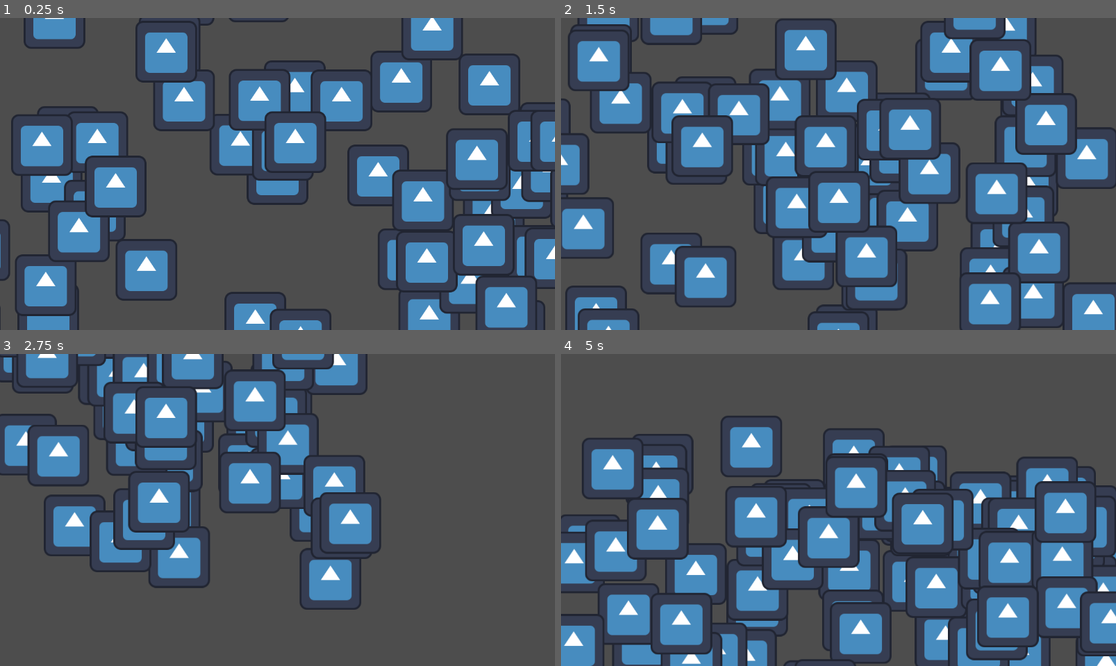
Above: before the commit, frames 1-4 (two rows, left to right).
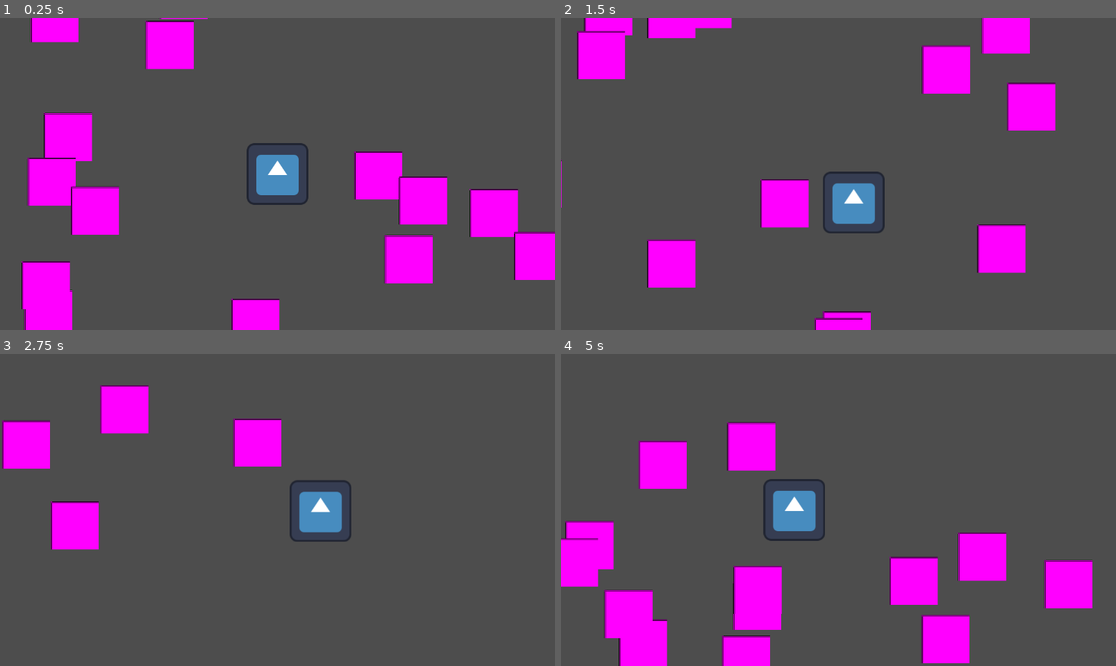
Above: after the commit, the same moments.

Repository: flowerFawn/XP-Based-Leveling
Game: Godot game, scene res://scenes/world.tscn
Same seed, same stepped clock (60 frames per second), same inputs: the game is played once before the commit and once after it. The engine's default icon, where the game draws it, is replaced by a stand-in: a white triangle on a blue panel in a dark square.
Inputs:
- Up to frame 1 (0.25 s): no input
- Up to frame 2 (1.5 s): tap Enter at 0.5 s; hold D (player_right) 0.53-1.28 s; hold S (player_down) from 1.28 s (still down)
- Up to frame 3 (2.75 s): release S (player_down) at 2.03 s; hold D (player_right) from 2.03 s (still down)
- Up to frame 4 (5 s): release D (player_right) at 2.78 s; hold W (player_up) 2.78-3.53 s; hold A (player_left) from 3.53 s (still down)

The runs differ from the first frame. In frame 1, 39% of the frame differs, in the area x 0-100%, y 0-100%; in frame 2, 45%; in frame 3, 25%; in frame 4, 43%.

Commit message:
extra properties for enemies

Diff:
--- a/resources/enemy types/goblin.tres
+++ b/resources/enemy types/goblin.tres
@@ -1,14 +1,20 @@
-[gd_resource type="Resource" script_class="EnemyType" load_steps=4 format=3 uid="uid://bg3osrk3a4ni5"]
+[gd_resource type="Resource" script_class="EnemyType" load_steps=5 format=3 uid="uid://bg3osrk3a4ni5"]
 
 [ext_resource type="Resource" uid="uid://cj6251nhvsiy8" path="res://resources/movement types/straight_enemy_movement.tres" id="1_nv008"]
 [ext_resource type="Script" uid="uid://58cfsa1tna1q" path="res://scripts/resources/base resources/enemy_type.gd" id="2_ed3jj"]
 
 [sub_resource type="CircleShape2D" id="CircleShape2D_nv008"]
+radius = 50.0
+
+[sub_resource type="PlaceholderTexture2D" id="PlaceholderTexture2D_nv008"]
+size = Vector2(100, 100)
 
 [resource]
 script = ExtResource("2_ed3jj")
 movement_type = ExtResource("1_nv008")
 speed = 100.0
 contact_damage = 10.0
-shape = SubResource("CircleShape2D_nv008")
+base_health = 10.0
+collision = SubResource("CircleShape2D_nv008")
+sprite = SubResource("PlaceholderTexture2D_nv008")
 metadata/_custom_type_script = "uid://58cfsa1tna1q"
--- a/scenes/enemy.tscn
+++ b/scenes/enemy.tscn
@@ -3,14 +3,17 @@
 [ext_resource type="Script" uid="uid://dde8uqg54ddvd" path="res://scripts/enemy.gd" id="1_7p1mj"]
 [ext_resource type="Texture2D" uid="uid://dc1k28qljxgix" path="res://icon.svg" id="2_md0e3"]
 
-[sub_resource type="RectangleShape2D" id="RectangleShape2D_md0e3"]
+[sub_resource type="CircleShape2D" id="CircleShape2D_md0e3"]
+radius = 0.01
 
-[node name="Enemy" type="Area2D" groups=["Enemy"]]
+[node name="Enemy" type="Area2D" node_paths=PackedStringArray("node_sprite", "node_collision") groups=["Enemy"]]
 collision_layer = 2
 script = ExtResource("1_7p1mj")
-
-[node name="EnemyCollision" type="CollisionShape2D" parent="."]
-shape = SubResource("RectangleShape2D_md0e3")
+node_sprite = NodePath("Icon")
+node_collision = NodePath("EnemyCollision")
 
 [node name="Icon" type="Sprite2D" parent="."]
 texture = ExtResource("2_md0e3")
+
+[node name="EnemyCollision" type="CollisionShape2D" parent="."]
+shape = SubResource("CircleShape2D_md0e3")
--- a/scenes/world.tscn
+++ b/scenes/world.tscn
@@ -11,7 +11,7 @@
 # Called when the node enters the scene tree for the first time.
 func _ready() -> void:
 	var rnd:RandomNumberGenerator = RandomNumberGenerator.new()
-	for x in range(0, 100):
+	for x in range(0, 30):
 		var e:Enemy = Enemy.new_enemy(preload(\"uid://bg3osrk3a4ni5\"))
 		e.position = Vector2(rnd.randi_range(0, 1920), rnd.randi_range(0, 1080))
 		add_child(e)
--- a/scripts/character.gd
+++ b/scripts/character.gd
@@ -17,4 +17,9 @@
 #region HEALTH
 func take_damage(amount:float) -> void:
 	active_health -= amount
+	if active_health <= 0:
+		die()
+
+func die():
+	print("You died! sucks to suck buddy")
 #endregion
--- a/scripts/enemy.gd
+++ b/scripts/enemy.gd
@@ -2,6 +2,9 @@
 class_name Enemy
 ##The enemy type resource that this enemy will be
 @export var enemy_type:EnemyType
+##Nodes the enemy needs to be able to reference
+@export var node_sprite:Sprite2D
+@export var node_collision:CollisionShape2D
 
 ##For the constructor
 const enemy_scene_preload = preload("uid://kpbomqm3o7r0")
@@ -13,6 +16,7 @@
 var active_health:float
 
 
+##so we don't recalculate direction every frame lol
 var current_direction:Vector2
 
 
@@ -26,13 +30,15 @@
 
 #region COLLISION
 func collision_entered(body:Node2D):
+	#If the enemy collides with the player, it does damage and then disappears
 	if body.is_in_group(&"Player"):
 		var player:Player = body
 		player.take_damage(enemy_type.contact_damage)
-		#queue_free()
+		queue_free()
 #endregion
 #region MOVEMENT
 func move(velocity:Vector2) -> void:
+	#no move and slide
 	position += velocity
 
 func update_direction() -> void:
@@ -49,6 +55,8 @@
 
 func intialise_enemy() -> void:
 	active_speed = enemy_type.speed
+	node_collision.shape = enemy_type.collision
+	node_sprite.texture = enemy_type.sprite
 
 
 	connect("body_entered", collision_entered)
--- a/scripts/resources/base resources/enemy_type.gd
+++ b/scripts/resources/base resources/enemy_type.gd
@@ -12,7 +12,14 @@
 ##The amount of damage done when colliding with the player, and then dying
 @export var contact_damage:float
 
+@export_group("Health")
+##How much damage the enemy can take before dying
+@export var base_health:float
 
 @export_group("Shape")
 ##The hitbox of the enemy
-@export var shape:Shape2D
+@export var collision:Shape2D
+
+@export_group("Appearance")
+##The image used for the enemy
+@export var sprite:Texture2D
